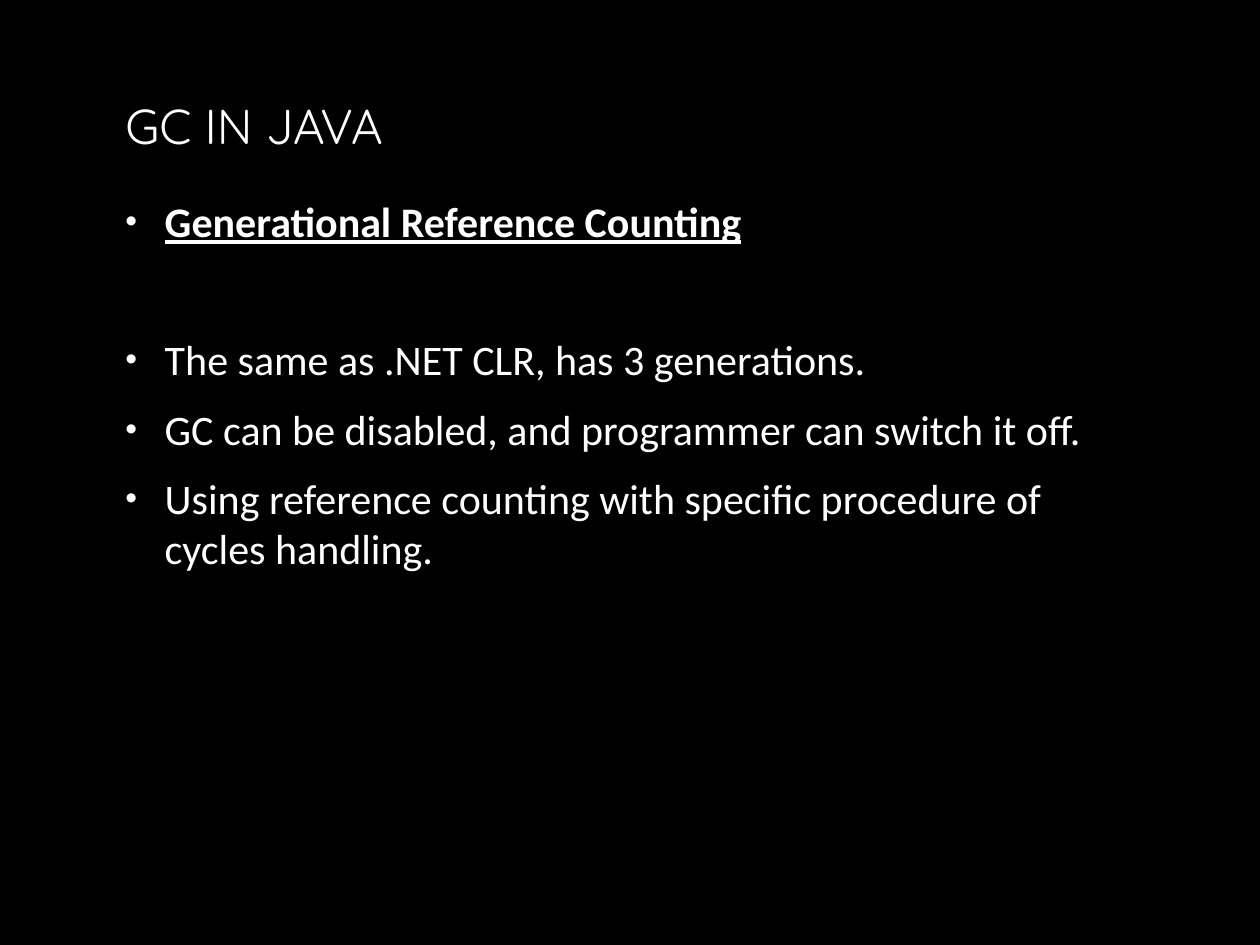
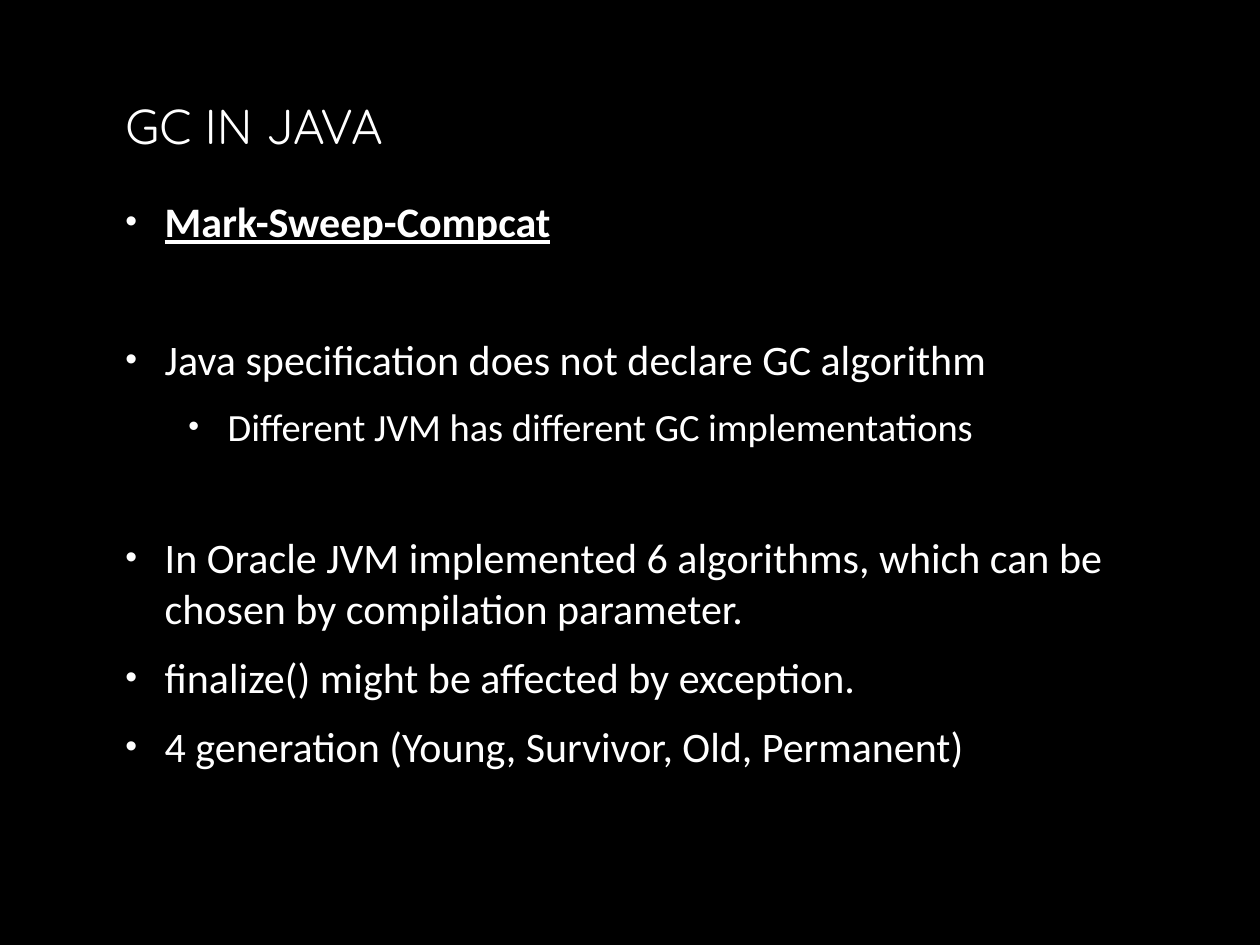
Before and after one commit to yuriyshapovalov/slides, a slide deck: slide 41 of ppt/Garbage collection in dotnet.pptx (slide 38 before the commit). Drawn at 1260x945 pixels with LibreOffice and Linux fonts; fonts in the diff are those of the drawing; background and template pictures are left out. Boxes give left, top, right and bottom in pixels: in the first picture for what was removed or moved away, otherwise in the second. Text is boxed around its words. In the diff, an @@ line names an element or a change of style, - is before the commit and + after.

```diff
--- a/ppt/Garbage collection in dotnet.pptx
+++ b/ppt/Garbage collection in dotnet.pptx
@@ text at [165,207,1102,770]: text changed @@
-• Generational Reference Counting
-• The same as .NET CLR, has 3 generations.
-• GC can be disabled, and programmer can switch it off.
-• Using reference counting with specific procedure of cycles handling.
+• Mark-Sweep-Compcat
+• Java specification does not declare GC algorithm
+  • Different JVM has different GC implementations
+• In Oracle JVM implemented 6 algorithms, which can be chosen by compilation parameter.
+• finalize() might be affected by exception.
+• 4 generation (Young, Survivor, Old, Permanent)
```
Also in this commit, not shown: 2 other slides changed, 4 slides added, 1 slide removed.
